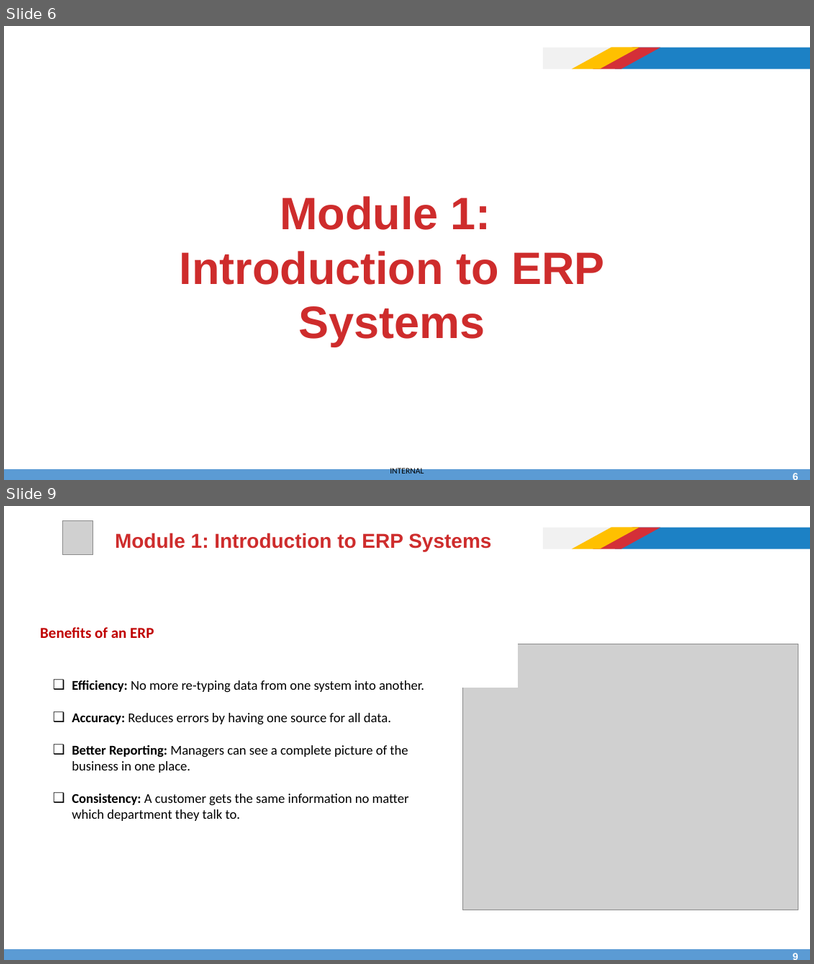
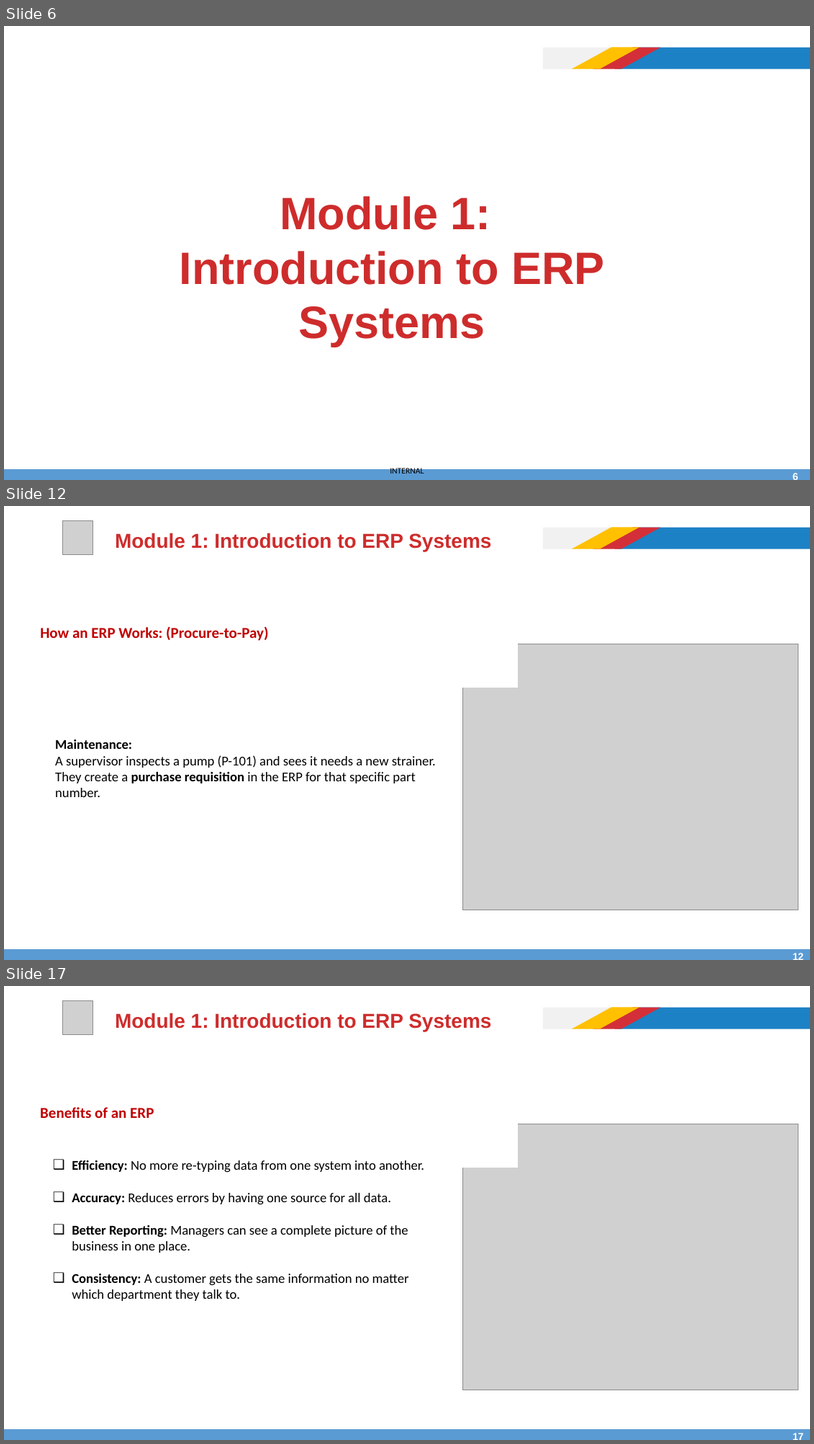
Before and after one commit to afathelbab/cnpc, a slide deck: computer-basics-soft-skills/day3/Computer Skills and Soft Skills - Lec-3.pptx. Shown one above the other, each under a label of ours: slides 6 and 9 before the commit, slides 6, 12 and 17 after it; the slides between them are not shown. The pictures are 814x964 and 814x1444 pixels, drawn with LibreOffice and Linux fonts; fonts in the diff are those of the drawing; grey boxes stand for pictures; background and template pictures are left out. Boxes give left, top, right and bottom in pixels: in the first picture for what was removed or moved away, otherwise in the second. Text is boxed around its words. In the diff, an @@ line names an element or a change of style, - is before the commit and + after.

```diff
--- a/computer-basics-soft-skills/day3/Computer Skills and Soft Skills - Lec-3.pptx
+++ b/computer-basics-soft-skills/day3/Computer Skills and Soft Skills - Lec-3.pptx
@@ slide 12 added at (4, 506, 810, 960), background #FFFFFF; not listed: 5 template elements that a slide beside it also shows @@
@@ picture added at (63, 521, 93, 555) @@
@@ title added at (115, 533, 491, 551), 24 pt, text #CE2C2C, bold @@
+Module 1: Introduction to ERP Systems
@@ text added at (40, 626, 268, 641), 18 pt, text #C00000, bold @@
+How an ERP Works: (Procure-to-Pay)
@@ rectangle added at (458, 632, 518, 687), fill #FFFFFF @@
@@ picture added at (463, 644, 799, 909) @@
@@ text added at (55, 739, 436, 797), 16 pt, text #000000 @@
+Maintenance:
+A supervisor inspects a pump (P-101) and sees it needs a new strainer. They create a purchase requisition in the ERP for that specific part number.
@@ page number added at (790, 951, 808, 960), 12 pt, text #FFFFFF, bold @@
+12
@@ what was slide 9 is now slide 17 @@
@@ page number at (790, 1431, 808, 1440): text changed @@
-9
+17
```
Also in this commit, not shown: 5 slides changed, 12 other slides added, 1 slide removed.
